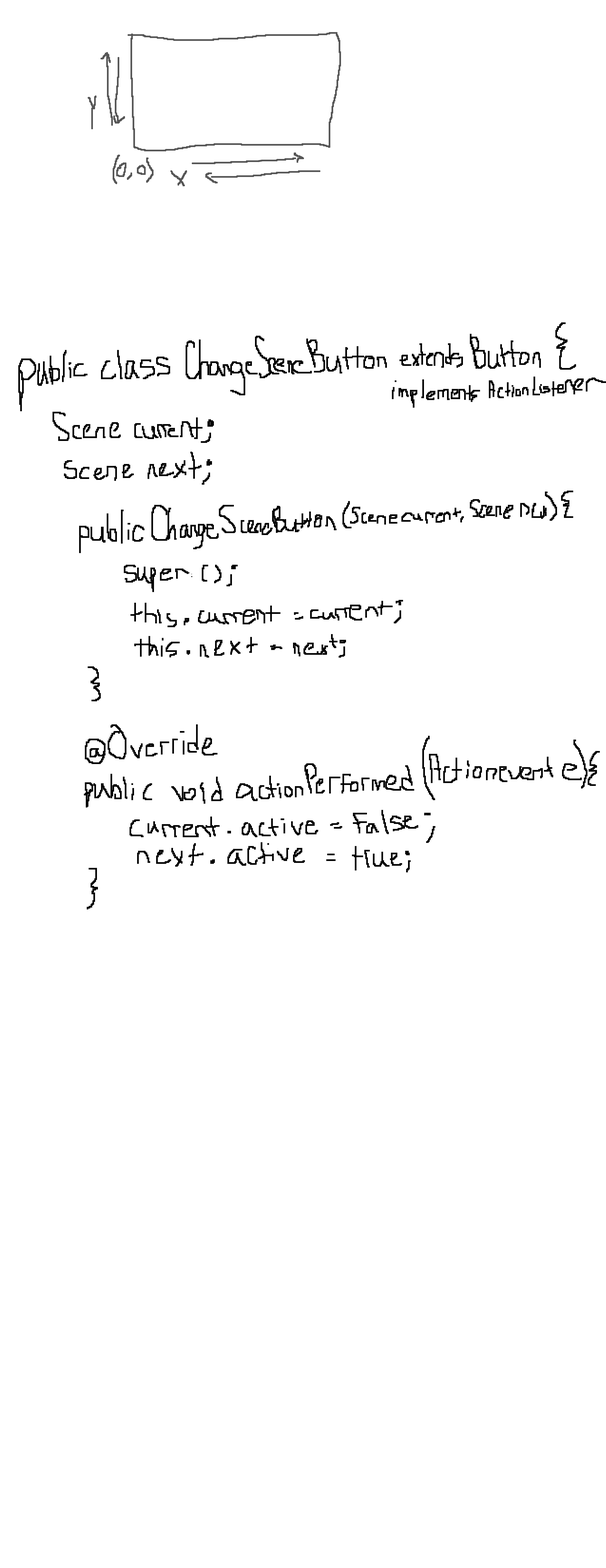
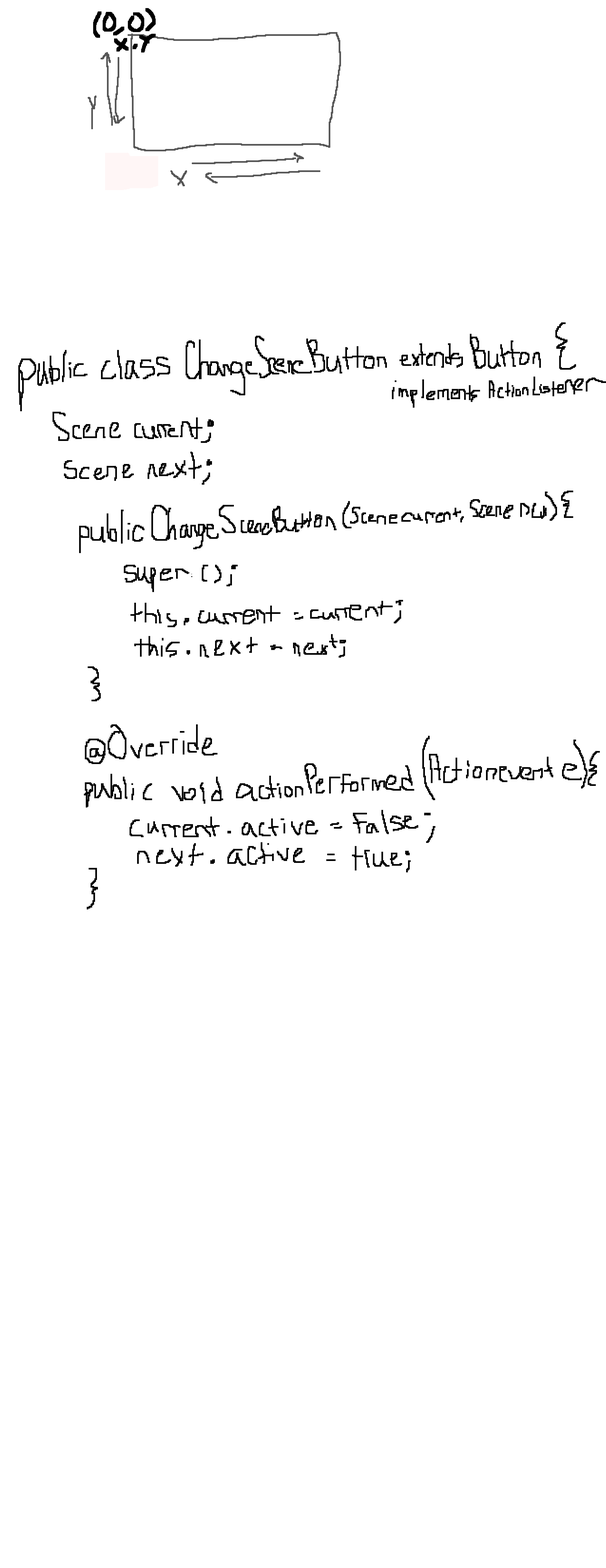
Two versions of the same layered image (606x1568). Layer-by-layer changes:
painted on "Background" over [93, 8, 159, 191]
